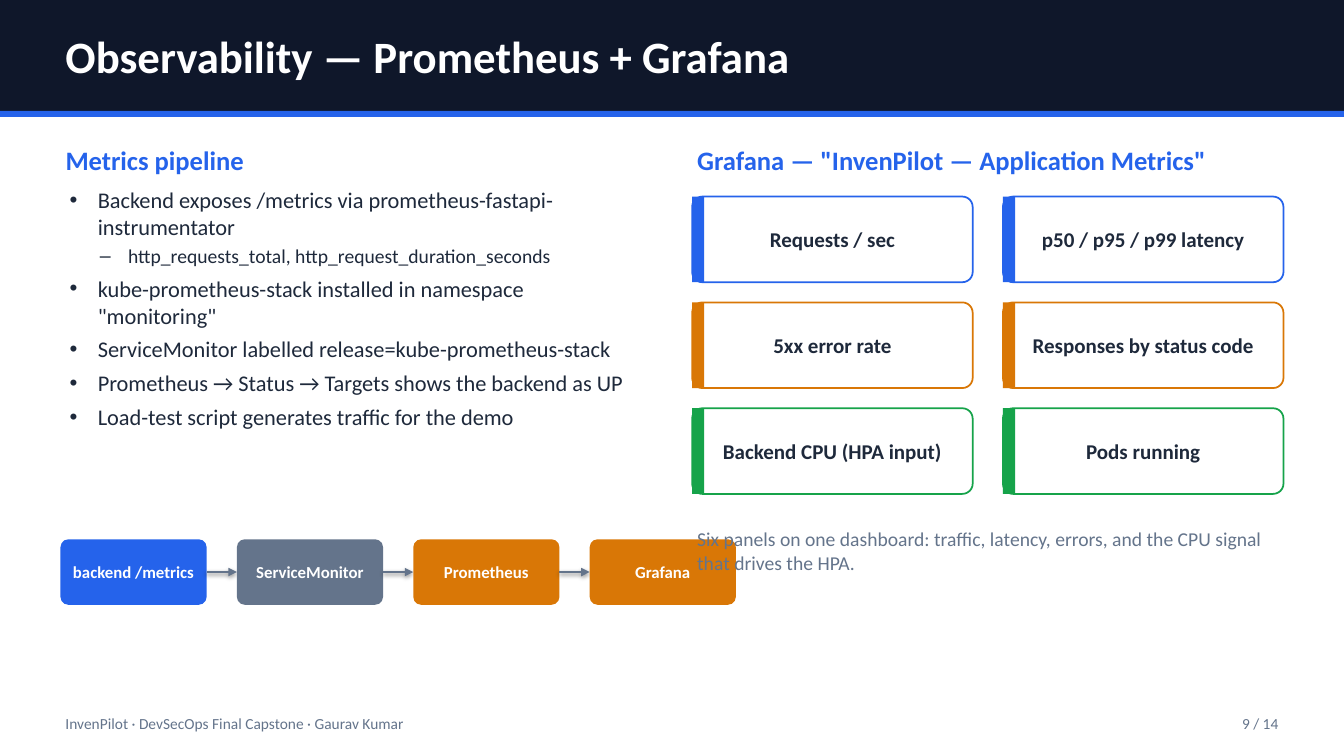
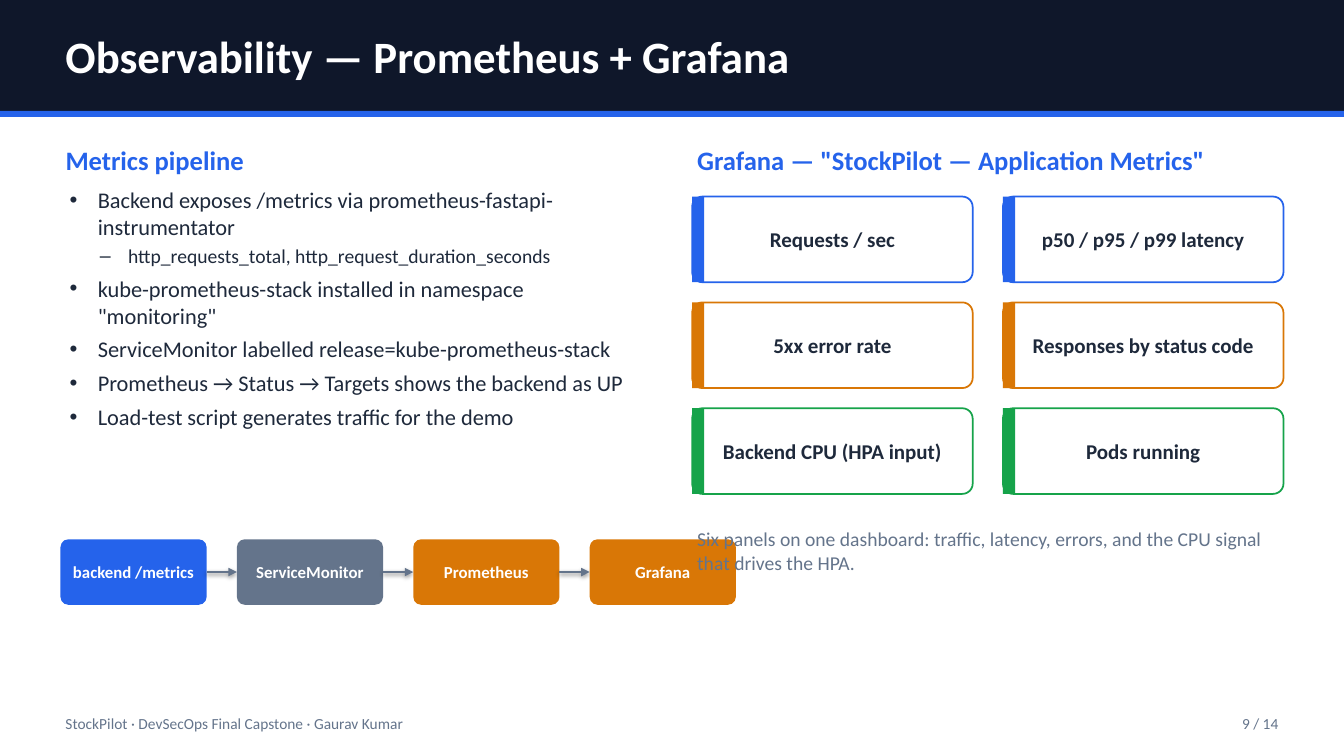
Before and after one commit to Gaurakumar-s/invenpilot-devsecops, a slide deck: slide 9 of demo/slides.pptx. Drawn at 1344x756 pixels with LibreOffice and Linux fonts; fonts in the diff are those of the drawing. Boxes give left, top, right and bottom in pixels: in the first picture for what was removed or moved away, otherwise in the second. Text is boxed around its words. In the diff, an @@ line names an element or a change of style, - is before the commit and + after.

Commit message:
revert: restore the StockPilot project name everywhere; repository stays invenpilot-devsecops

```diff
--- a/demo/slides.pptx
+++ b/demo/slides.pptx
@@ text at bbox=[697, 151, 1205, 175]: text changed @@
-Grafana — "InvenPilot — Application Metrics"
+Grafana — "StockPilot — Application Metrics"
@@ text at bbox=[65, 718, 403, 732]: text changed @@
-InvenPilot · DevSecOps Final Capstone · Gaurav Kumar
+StockPilot · DevSecOps Final Capstone · Gaurav Kumar
```
Also in this commit, not shown: 13 other slides changed, 55 other files.
